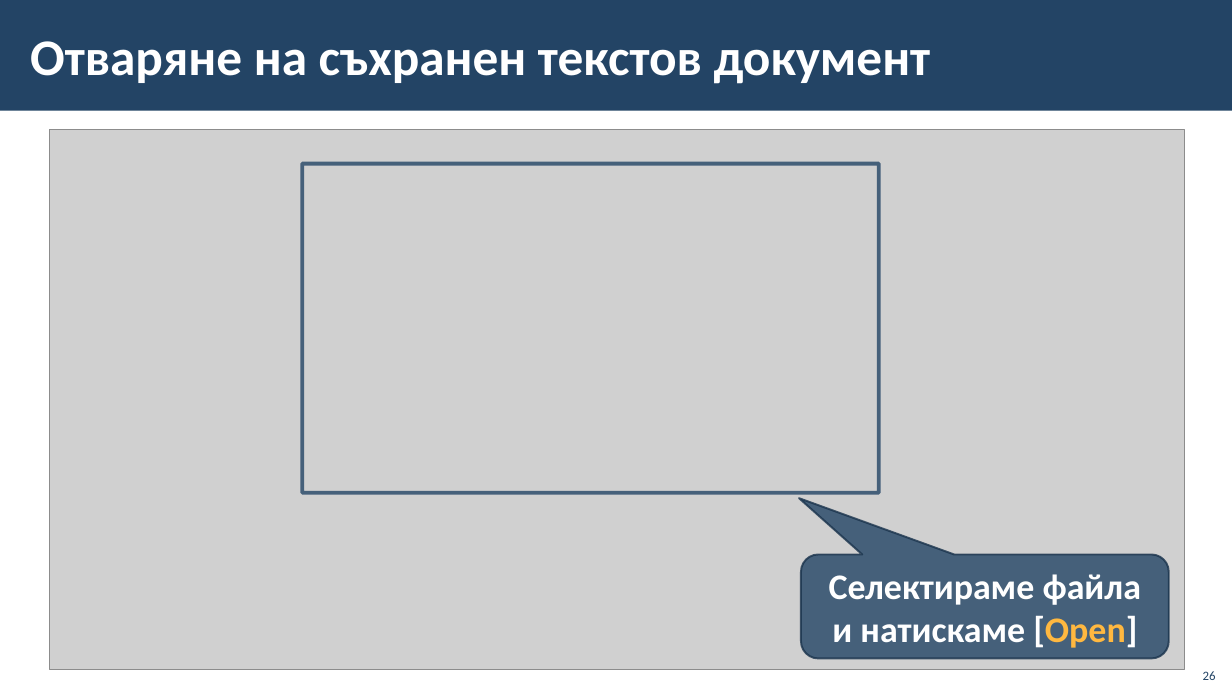
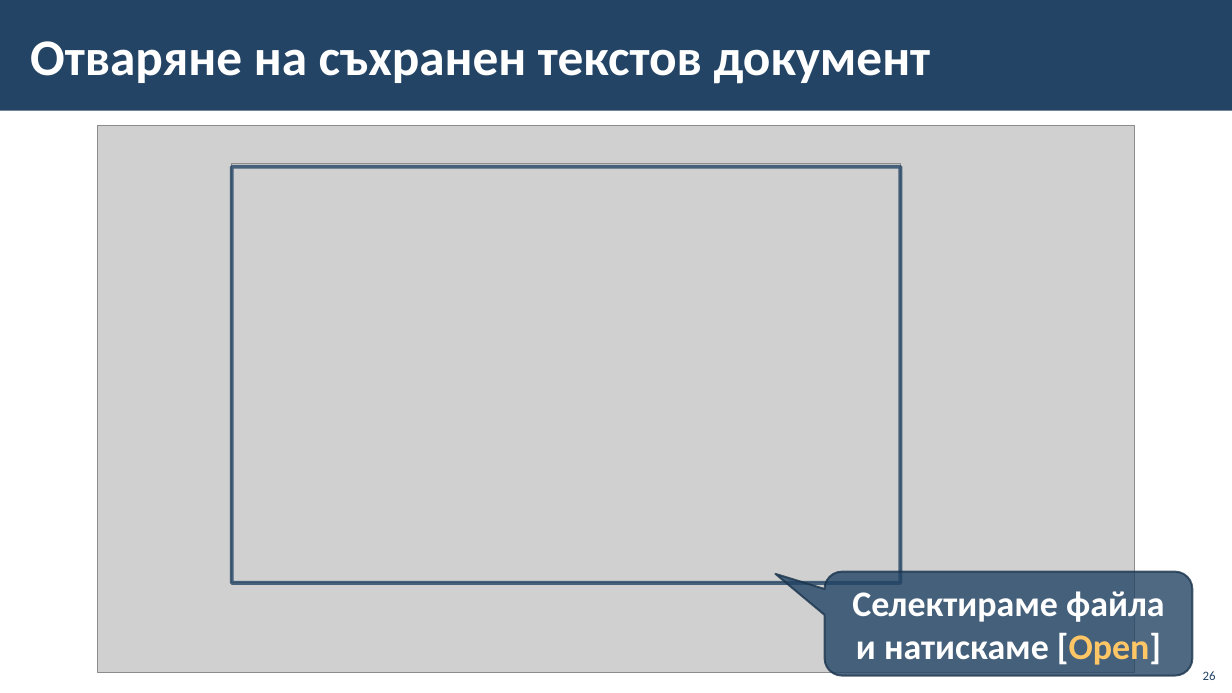
Before and after one commit to BG-IT-Edu/School-Programming, a slide deck: slide 26 of Courses/Computer-Modeling-and-IT/Computer-Modeling-and-IT-5-Class/22-Introduction-to-Text-Processing/22-Introduction-to-Text-Processing.pptx. Drawn at 1232x693 pixels with LibreOffice and Linux fonts; fonts in the diff are those of the drawing; grey boxes stand for pictures; background and template pictures are left out. Boxes give left, top, right and bottom in pixels: in the first picture for what was removed or moved away, otherwise in the second. Text is boxed around its words. In the diff, an @@ line names an element or a change of style, - is before the commit and + after.

```diff
--- a/Courses/Computer-Modeling-and-IT/Computer-Modeling-and-IT-5-Class/22-Introduction-to-Text-Processing/22-Introduction-to-Text-Processing.pptx
+++ b/Courses/Computer-Modeling-and-IT/Computer-Modeling-and-IT-5-Class/22-Introduction-to-Text-Processing/22-Introduction-to-Text-Processing.pptx
@@ picture: place and size @@
-picture at bbox=[50, 129, 1185, 669]
+picture at bbox=[97, 126, 1135, 673]
@@ rectangle: place and size @@
-rectangle at bbox=[302, 164, 879, 493]
+rectangle at bbox=[232, 166, 901, 582]
@@ picture added at bbox=[232, 164, 901, 583] @@
@@ rounded speech box "Селектираме файла и натискаме [Open]": place and size @@
-rounded speech box "Селектираме файла и натискаме [Open]" at bbox=[801, 555, 1169, 658]
+rounded speech box "Селектираме файла и натискаме [Open]" at bbox=[824, 572, 1192, 676]
@@ rounded speech box "Селектираме файла и натискаме [Open]" at bbox=[824, 572, 1192, 676]: text colour #FFB840 to #FFC666 in "[Open]"; proportions changed @@
```
Also in this commit, not shown: 11 other slides changed.
